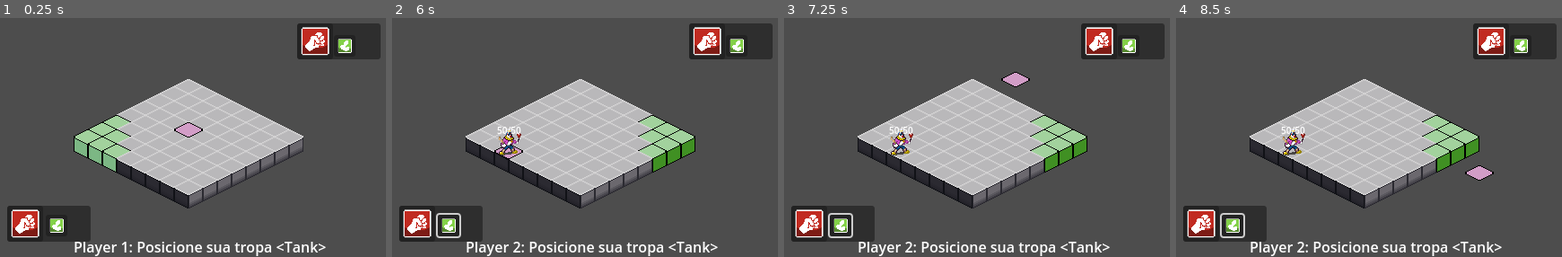
Above: before the commit, frames 1-4 (left to right).
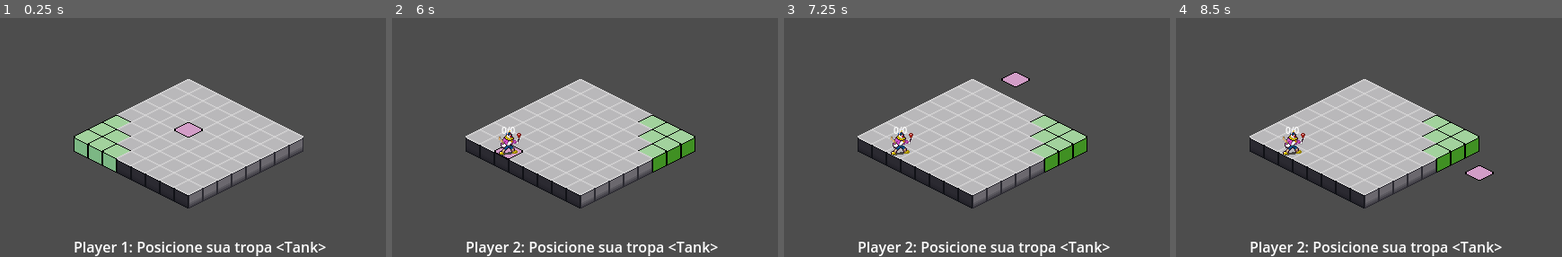
Above: after the commit, the same moments.

Repository: ricardovinicius/thug-clowns
Game: Godot game, scene res://main.tscn
Same seed, same stepped clock (60 frames per second), same inputs: the game is played once before the commit and once after it.
Inputs (mouse positions are in pixels of both pictures, inside the frame that each line leads up to):
- Up to frame 1 (0.25 s): no input
- Up to frame 2 (6 s): click (419, 223) at 0.52 s; click (449, 225) at 1.27 s; click (419, 223) at 2.02 s; click (449, 225) at 2.77 s; click (419, 223) at 3.52 s; click (449, 225) at 4.27 s; tap Enter at 5 s; move the mouse to (669, 123) at 5.02 s; click (669, 123) at 5.17 s; tap Space at 5.75 s; move the mouse to (500, 147) at 5.77 s; click (500, 147) at 5.92 s
- Up to frame 3 (7.25 s): tap Enter at 6.5 s; move the mouse to (1015, 82) at 6.52 s; click (1015, 82) at 6.67 s
- Up to frame 4 (8.5 s): tap Space at 7.25 s; move the mouse to (1345, 185) at 7.27 s; click (1345, 185) at 7.42 s; tap Enter at 8 s; move the mouse to (1484, 170) at 8.02 s; click (1484, 170) at 8.17 s

The runs differ from the first frame. In frame 1, 6.4% of the frame differs, in the area x 1-99%, y 2-94%; in frame 2, 6.4%; in frame 3, 6.4%; in frame 4, 6.4%.

Commit message:
Enhance character death handling and UI updates; add signals for character death and update game manager logic for turn management and game over conditions.

Diff:
--- a/game/main.tscn
+++ b/game/main.tscn
@@ -64,6 +64,7 @@
 [node name="CanvasLayer" type="CanvasLayer" parent="GameManager"]
 
 [node name="ActionUI_P1" type="Panel" parent="GameManager/CanvasLayer"]
+visible = false
 offset_left = 22.0
 offset_top = 213.0
 offset_right = 115.0
@@ -84,6 +85,7 @@
 icon = ExtResource("9_efxa6")
 
 [node name="ActionUI_P2" type="Panel" parent="GameManager/CanvasLayer"]
+visible = false
 offset_left = 345.0
 offset_top = 10.0
 offset_right = 438.0
--- a/game/scripts/character.gd
+++ b/game/scripts/character.gd
@@ -20,6 +20,7 @@
 		_update_health_label()
 
 signal actions_exhausted
+signal died(character)
 
 var can_use_move_action: bool = true:
 	set(value):
@@ -175,7 +176,14 @@
 
 func die() -> void:
 	print("Character %s has died." % stats.character_name)
-	# EMITIR SINAL DE MORTE AQUI, SE NECESSÁRIO
+
+	died.emit(self)
+
+	if player_id == 1:
+		remove_from_group("Player1Units")
+	else:
+		remove_from_group("Player2Units")
+
 	queue_free()
 
 func _update_health_label() -> void:
--- a/game/scripts/character_stats/MidStats.tres
+++ b/game/scripts/character_stats/MidStats.tres
@@ -6,7 +6,8 @@
 [resource]
 script = ExtResource("1_8ni3u")
 character_name = "Mid"
-movement_range = 2
-primary_attack_range = 1
+attack_power = 5
+movement_range = 5
+primary_attack_range = 5
 sprite_texture = ExtResource("2_u0uta")
 metadata/_custom_type_script = "uid://667grtldbf7d"
--- a/game/scripts/character_stats/RangedStats.tres
+++ b/game/scripts/character_stats/RangedStats.tres
@@ -5,6 +5,7 @@
 [resource]
 script = ExtResource("1_7b7dg")
 character_name = "Ranged"
-movement_range = 2
-primary_attack_range = 3
+attack_power = 5
+movement_range = 5
+primary_attack_range = 5
 metadata/_custom_type_script = "uid://667grtldbf7d"
--- a/game/scripts/character_stats/TankStats.tres
+++ b/game/scripts/character_stats/TankStats.tres
@@ -6,9 +6,8 @@
 [resource]
 script = ExtResource("1_ijko2")
 character_name = "Tank"
-max_health = 50
 attack_power = 5
 movement_range = 5
-primary_attack_range = 1
+primary_attack_range = 5
 sprite_texture = ExtResource("2_03v1f")
 metadata/_custom_type_script = "uid://667grtldbf7d"
--- a/game/scripts/game_manager.gd
+++ b/game/scripts/game_manager.gd
@@ -185,6 +185,13 @@
 	start_player_turn()
 
 func start_player_turn():
+	print("Starting Player %d's turn." % current_player_turn)
+	var group_name = "Player%dUnits" % current_player_turn
+	if get_tree().get_nodes_in_group(group_name).size() == 0:
+		print("Player %d has no units left to act." % current_player_turn)
+		end_player_turn()
+		return
+
 	if check_if_all_characters_acted_by_player(current_player_turn):
 		if current_player_turn == 2:
 			start_new_round()
@@ -379,6 +386,8 @@
 		new_troop.add_to_group("Player2Units")
 	new_troop.player_id = player_id
 	new_troop.tilemap = tilemap
+
+	new_troop.died.connect(_on_character_died)
 
 	add_child(new_troop)
 
@@ -452,3 +461,25 @@
 
 	print("Run action initiated for character %s." % selected_character.name)
 	selected_character.run()
+
+func _on_character_died(character: Node2D) -> void:
+	print("Character %s has died. Updating occupied tiles." % character.name)
+
+	var char_grid_pos = tilemap.local_to_map(character.global_position)
+	if occupied_tiles.has(char_grid_pos):
+		occupied_tiles.erase(char_grid_pos)
+		tilemap.astargrid.set_point_solid(char_grid_pos, false)
+
+	if character == selected_character:
+		deselect_character()
+
+	call_deferred("_check_game_over", character.player_id)
+
+func _check_game_over(dead_player_id: int) -> void:
+	var remaining_units = get_tree().get_nodes_in_group("Player%dUnits" % dead_player_id)
+	if remaining_units.size() == 0:
+		print("Player %d has no remaining units. Player %d wins!" % [dead_player_id, 3 - dead_player_id])
+
+		turn_label.text = "Player %d Wins!" % (3 - dead_player_id)
+		update_turn_ui()
+		get_tree().paused = true
